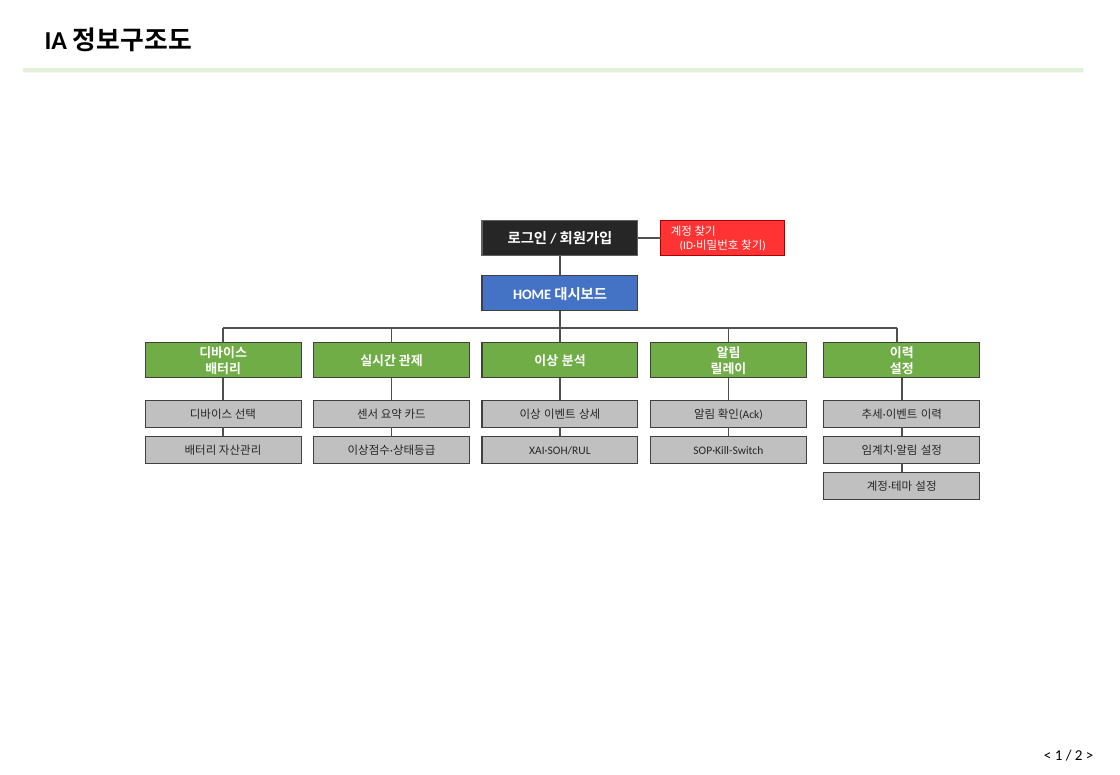
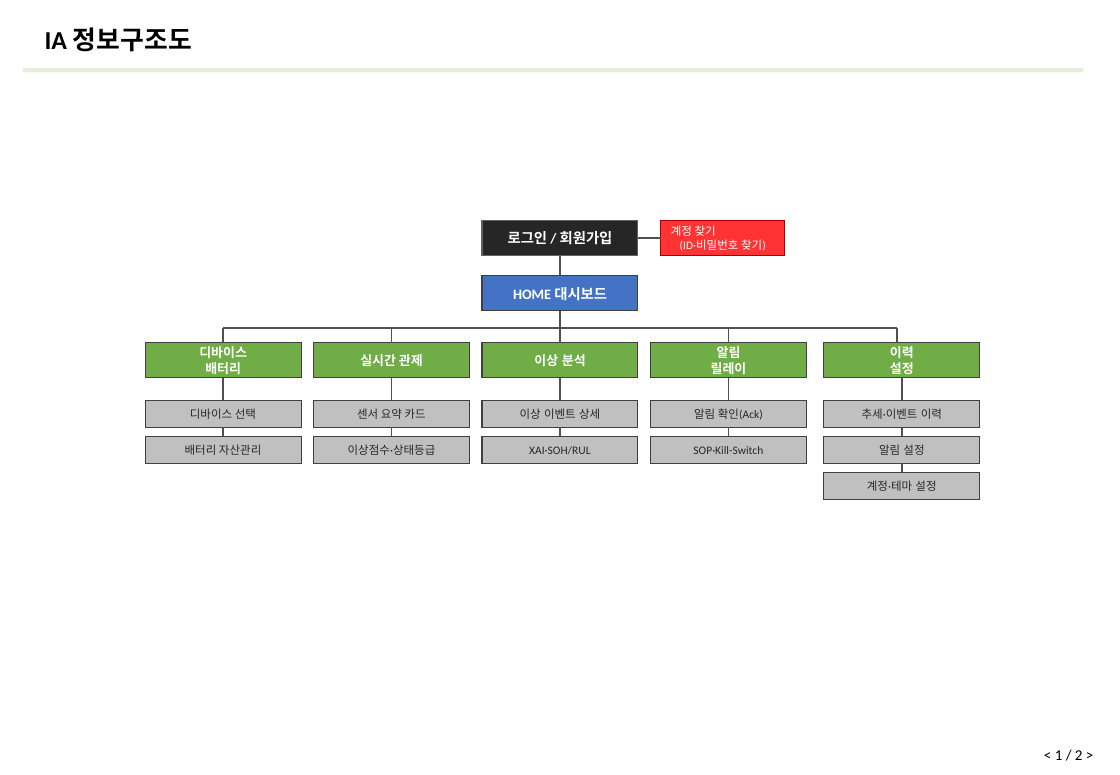
Before and after one commit to ricky30825-creator/BMS, a slide deck: slide 37 of 설계 산출물/설계 산출물_v4_6.29.pptx. Drawn at 1120x775 pixels with LibreOffice and Linux fonts; fonts in the diff are those of the drawing. Boxes give left, top, right and bottom in pixels: in the first picture for what was removed or moved away, otherwise in the second. Text is boxed around its words. In the diff, an @@ line names an element or a change of style, - is before the commit and + after.

```diff
--- a/설계 산출물/설계 산출물_v4_6.29.pptx
+++ b/설계 산출물/설계 산출물_v4_6.29.pptx
@@ text in rectangle at bbox=[879, 444, 924, 455]: text changed @@
-임계치·알림 설정
+알림 설정
```
Also in this commit, not shown: 7 other slides changed, 6 slides added, 1 slide removed, 12 other files.
